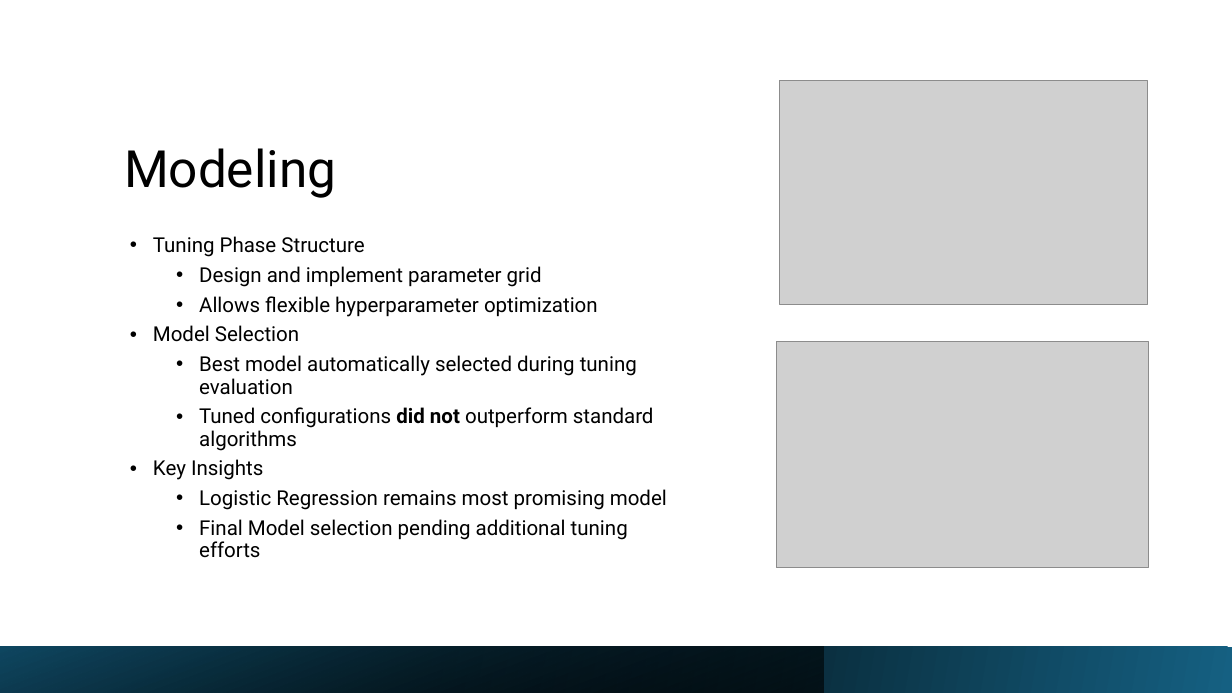
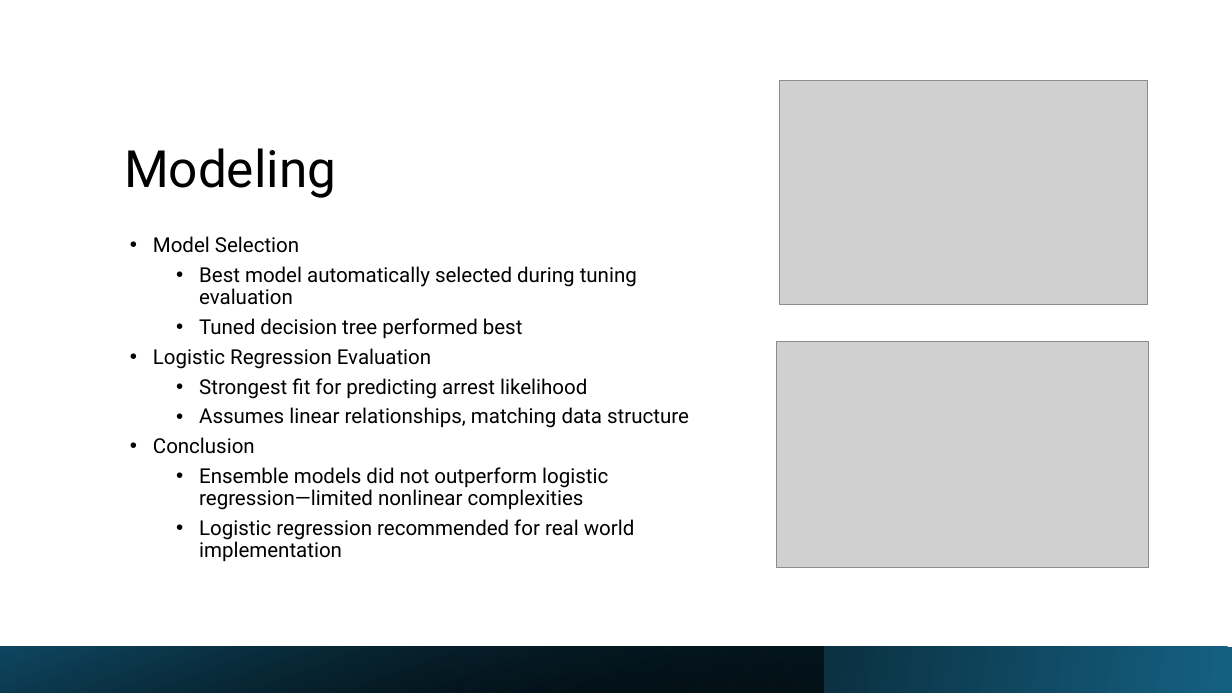
Before and after one commit to tkoche3/ISDS7075, a slide deck: slide 15 of ISDS 7075 Final Presentation.pptx. Drawn at 1232x693 pixels with LibreOffice and Linux fonts; fonts in the diff are those of the drawing; grey boxes stand for pictures. Boxes give left, top, right and bottom in pixels: in the first picture for what was removed or moved away, otherwise in the second. Text is boxed around its words. In the diff, an @@ line names an element or a change of style, - is before the commit and + after.

```diff
--- a/ISDS 7075 Final Presentation.pptx
+++ b/ISDS 7075 Final Presentation.pptx
@@ text at bbox=[153, 236, 598, 317]: paragraphs removed @@
-• Tuning Phase Structure
-  • Design and implement parameter grid
-  • Allows flexible hyperparameter optimization
@@ text at bbox=[153, 318, 689, 562]: text changed @@
-  • Tuned configurations did not outperform standard algorithms
-• Key Insights
-  • Logistic Regression remains most promising model
-  • Final Model selection pending additional tuning efforts
+  • Tuned decision tree performed best
+• Logistic Regression Evaluation
+  • Strongest fit for predicting arrest likelihood
+  • Assumes linear relationships, matching data structure
+• Conclusion
+  • Ensemble models did not outperform logistic regression—limited nonlinear complexities
+  • Logistic regression recommended for real world implementation
```
Also in this commit, not shown: 2 slides added, 2 slides removed, 15 other files.
